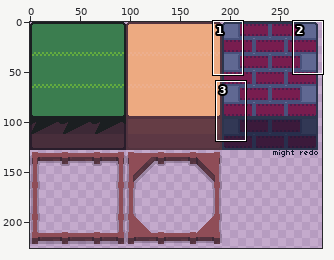
Two versions of one sprite sheet, Assets/Sprites/Tileset.png. Above: a wide view before the commit, with the close-up outlined.
Close-up. The starting point:
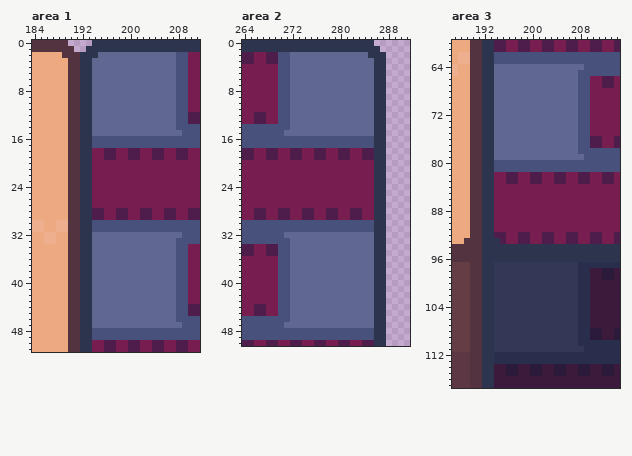
The file is 384x256 pixels. Colours within 5 levels of each other are drawn and written as one. Shown: area 1: x 184..211, y 0..51; area 2: x 264..291, y 0..50; area 3: x 187..214, y 60..117. The wide view leaves out empty margins. The commit also changed other parts of the picture, which this record leaves out.
After the commit:
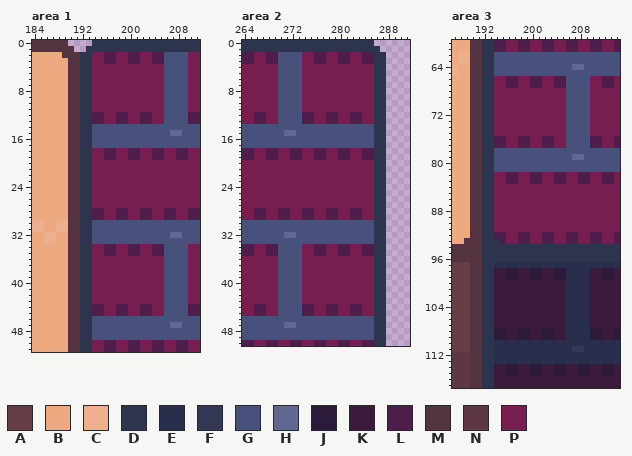
Palette (. is transparent): A #653d45  B #edaa81  C #edaf8e  D #2c354d  E #282e4c  F #323855  G #48517b  H #606892  J #2b1a3a  K #3b1a3b  L #4f1d4c  M #52333f  N #5d3844  P #781d4f
What changed:
Area 1:
y 2: x 194..207 DHHHHHHHHHHHHH -> PPLLPPLLPPLLGG
y 3: x 194..207 HHHHHHHHHHHHHH -> PPLLPPLLPPLLGG
y 4..11: x 194..207 HHHHHHHHHHHHHH -> PPPPPPPPPPPPGG
y 12..13: x 194..207 HHHHHHHHHHHHHH -> LLPPLLPPLLPPGG
y 14: x 194..207 HHHHHHHHHHHHHH -> GGGGGGGGGGGGGG
y 15: x 194..206 HHHHHHHHHHHHH -> GGGGGGGGGGGGG
y 32: x 194..206 HHHHHHHHHHHHH -> GGGGGGGGGGGGG
y 33: x 194..207 HHHHHHHHHHHHHH -> GGGGGGGGGGGGGG
y 34..35: x 194..207 HHHHHHHHHHHHHH -> PPLLPPLLPPLLGG
y 36..43: x 194..207 HHHHHHHHHHHHHH -> PPPPPPPPPPPPGG
y 44..45: x 194..207 HHHHHHHHHHHHHH -> LLPPLLPPLLPPGG
y 46: x 194..207 HHHHHHHHHHHHHH -> GGGGGGGGGGGGGG
y 47: x 194..206 HHHHHHHHHHHHH -> GGGGGGGGGGGGG
Area 2:
y 2: x 272..285 HHHHHHHHHHHHHD -> GGPPLLPPLLPPLL
y 3: x 272..285 HHHHHHHHHHHHHH -> GGPPLLPPLLPPLL
y 4..11: x 272..285 HHHHHHHHHHHHHH -> GGPPPPPPPPPPPP
y 12..13: x 272..285 HHHHHHHHHHHHHH -> GGLLPPLLPPLLPP
y 14: x 272..285 HHHHHHHHHHHHHH -> GGGGGGGGGGGGGG
y 15: x 273..285 HHHHHHHHHHHHH -> GGGGGGGGGGGGG
y 32: x 273..285 HHHHHHHHHHHHH -> GGGGGGGGGGGGG
y 33: x 272..285 HHHHHHHHHHHHHH -> GGGGGGGGGGGGGG
y 34..35: x 272..285 HHHHHHHHHHHHHH -> GGPPLLPPLLPPLL
y 36..43: x 272..285 HHHHHHHHHHHHHH -> GGPPPPPPPPPPPP
y 44..45: x 272..285 HHHHHHHHHHHHHH -> GGLLPPLLPPLLPP
y 46: x 272..285 HHHHHHHHHHHHHH -> GGGGGGGGGGGGGG
y 47: x 273..285 HHHHHHHHHHHHH -> GGGGGGGGGGGGG
Area 3:
y 64: x 194..206 HHHHHHHHHHHHH -> GGGGGGGGGGGGG
y 65: x 194..207 HHHHHHHHHHHHHH -> GGGGGGGGGGGGGG
y 66..67: x 194..207 HHHHHHHHHHHHHH -> PPLLPPLLPPLLGG
y 68..75: x 194..207 HHHHHHHHHHHHHH -> PPPPPPPPPPPPGG
y 76..77: x 194..207 HHHHHHHHHHHHHH -> LLPPLLPPLLPPGG
y 78: x 194..207 HHHHHHHHHHHHHH -> GGGGGGGGGGGGGG
y 79: x 194..206 HHHHHHHHHHHHH -> GGGGGGGGGGGGG
y 97: x 194..207 FFFFFFFFFFFFFF -> EEEEEEEEEEEEEE
y 98..99: x 194..207 FFFFFFFFFFFFFF -> KKJJKKJJKKJJEE
y 100..107: x 194..207 FFFFFFFFFFFFFF -> KKKKKKKKKKKKEE
y 108..109: x 194..207 FFFFFFFFFFFFFF -> JJKKJJKKJJKKEE
y 110: x 194..207 FFFFFFFFFFFFFF -> EEEEEEEEEEEEEE
y 111: x 194..206 FFFFFFFFFFFFF -> EEEEEEEEEEEEE
